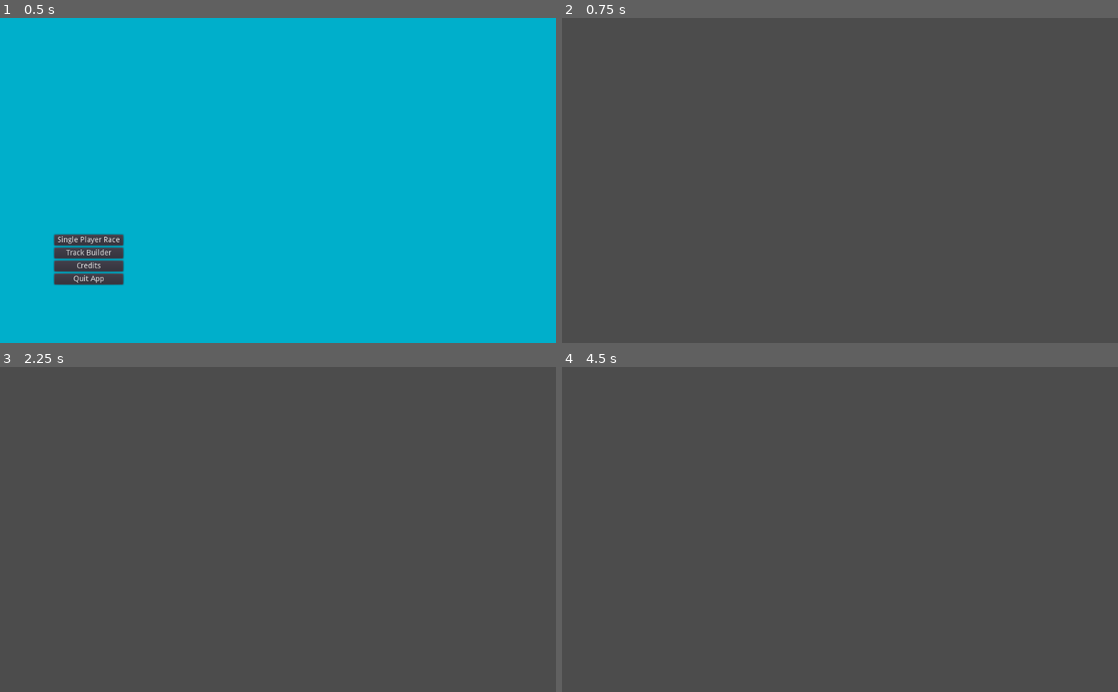
Above: before the commit, frames 1-4 (two rows, left to right).
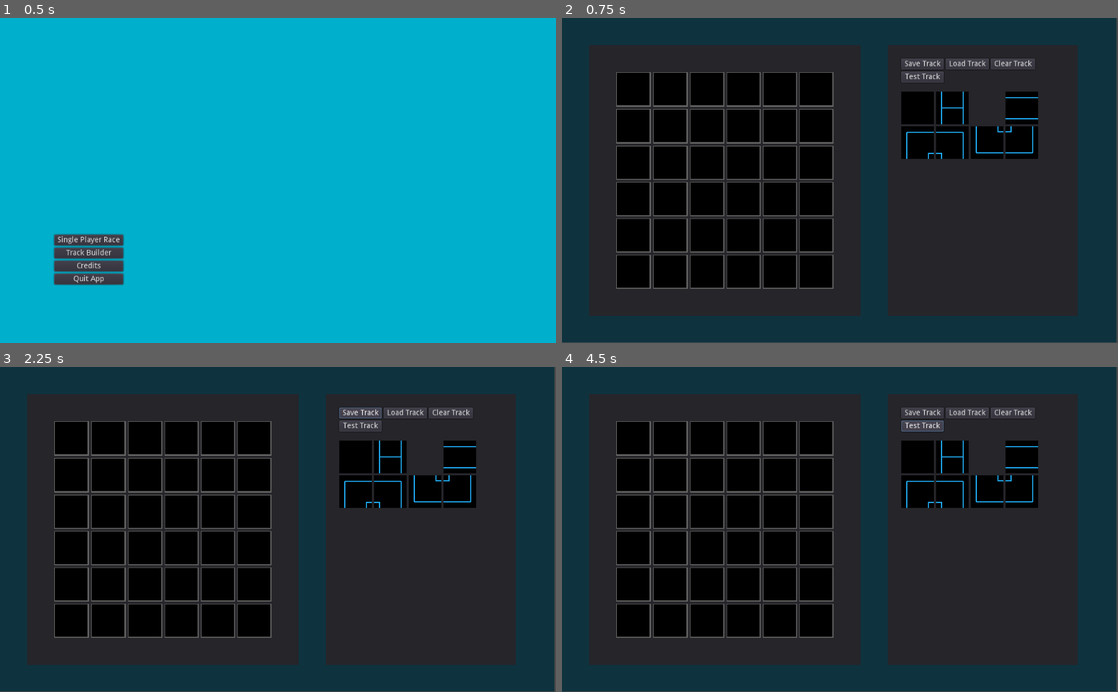
Above: after the commit, the same moments.

Repository: Mac-Barrett/G-Infinite
Game: Godot game, scene res://Scenes/Menus/MainMenu.tscn
Same seed, same stepped clock (60 frames per second), same inputs: the game is played once before the commit and once after it.
Inputs (mouse positions are in pixels of both pictures, inside the frame that each line leads up to):
- Up to frame 1 (0.5 s): no input
- Up to frame 2 (0.75 s): click "Track Builder" at 0.5 s
- Up to frame 3 (2.25 s): click (5, 373) at 1.27 s; click (361, 412) at 2 s, where only the run after the commit has a clickable "Save Track"
- Up to frame 4 (4.5 s): click (967, 412) at 2.75 s, where only the run after the commit has a clickable "Load Track"; click (1012, 412) at 3.5 s, where only the run after the commit has a clickable "Clear Track"; click (923, 425) at 4.25 s, where only the run after the commit has a clickable "Test Track"

Frame 1 is identical in both runs. In frame 2, 96% of the frame differs, in the area x 0-100%, y 0-100%; in frame 3, 96%; in frame 4, 96%.
Error before the commit: Invalid set index '0' (on base: 'Array') with value of type 'int' (res://Scripts/TrackBuilder.gd:14)

Commit message:
added drag-n-drop to trackbuilder

Diff:
--- /dev/null
+++ b/Scenes/Menus/TrackBuilderTrackSlot.tscn
@@ -0,0 +1,22 @@
+[gd_scene load_steps=3 format=2]
+
+[ext_resource path="res://Scripts/UI/Droppable.gd" type="Script" id=1]
+[ext_resource path="res://Textures/Icons/-1.jpg" type="Texture" id=2]
+
+[node name="bg" type="ColorRect"]
+anchor_right = 0.059
+anchor_bottom = 0.1
+margin_right = 1.584
+margin_bottom = 2.0
+rect_min_size = Vector2( 62, 62 )
+size_flags_horizontal = 3
+size_flags_vertical = 3
+color = Color( 0.392157, 0.392157, 0.392157, 1 )
+
+[node name="TextureRect" type="TextureRect" parent="."]
+margin_left = 1.0
+margin_top = 1.0
+margin_right = 61.0
+margin_bottom = 61.0
+texture = ExtResource( 2 )
+script = ExtResource( 1 )
--- a/Scenes/TrackBuilder.tscn
+++ b/Scenes/TrackBuilder.tscn
@@ -1,19 +1,137 @@
-[gd_scene load_steps=2 format=2]
+[gd_scene load_steps=8 format=2]
 
 [ext_resource path="res://Scripts/TrackBuilder.gd" type="Script" id=1]
+[ext_resource path="res://Textures/Icons/10.jpg" type="Texture" id=2]
+[ext_resource path="res://Textures/Icons/1.jpg" type="Texture" id=3]
+[ext_resource path="res://Textures/Icons/2.jpg" type="Texture" id=4]
+[ext_resource path="res://Textures/Icons/0.jpg" type="Texture" id=5]
+[ext_resource path="res://Scripts/UI/Draggable.gd" type="Script" id=6]
+[ext_resource path="res://Textures/Icons/-1.jpg" type="Texture" id=8]
 
-[node name="Control" type="Control"]
-anchor_right = 1.0
-anchor_bottom = 1.0
+[node name="Background" type="ColorRect"]
+margin_right = 1021.0
+margin_bottom = 599.0
+color = Color( 0.0561905, 0.201585, 0.246094, 1 )
 script = ExtResource( 1 )
 
-[node name="track" type="GridContainer" parent="."]
-margin_left = 200.0
+[node name="OptionsPanel" type="Panel" parent="."]
+margin_left = 600.0
 margin_top = 50.0
-margin_right = 700.0
+margin_right = 950.0
 margin_bottom = 550.0
+
+[node name="VSplit" type="VSplitContainer" parent="OptionsPanel"]
+margin_left = 25.0
+margin_top = 25.0
+margin_right = 325.0
+margin_bottom = 475.0
+split_offset = 5
+
+[node name="OptionButtons" type="GridContainer" parent="OptionsPanel/VSplit"]
+margin_right = 300.0
+margin_bottom = 49.0
+columns = 3
+
+[node name="SaveTrack" type="Button" parent="OptionsPanel/VSplit/OptionButtons"]
+margin_right = 78.0
+margin_bottom = 20.0
+text = "Save Track"
+
+[node name="LoadTrack" type="Button" parent="OptionsPanel/VSplit/OptionButtons"]
+margin_left = 82.0
+margin_right = 161.0
+margin_bottom = 20.0
+text = "Load Track"
+
+[node name="ClearTrack" type="Button" parent="OptionsPanel/VSplit/OptionButtons"]
+margin_left = 165.0
+margin_right = 246.0
+margin_bottom = 20.0
+text = "Clear Track"
+
+[node name="TestTrack" type="Button" parent="OptionsPanel/VSplit/OptionButtons"]
+margin_top = 24.0
+margin_right = 78.0
+margin_bottom = 44.0
+text = "Test Track"
+
+[node name="TrackPieces" type="GridContainer" parent="OptionsPanel/VSplit"]
+margin_top = 61.0
+margin_right = 300.0
+margin_bottom = 450.0
+columns = 4
+
+[node name="-1" type="TextureRect" parent="OptionsPanel/VSplit/TrackPieces"]
+margin_right = 60.0
+margin_bottom = 60.0
+texture = ExtResource( 8 )
+script = ExtResource( 6 )
+
+[node name="0" type="TextureRect" parent="OptionsPanel/VSplit/TrackPieces"]
+margin_left = 64.0
+margin_right = 124.0
+margin_bottom = 60.0
+texture = ExtResource( 5 )
+script = ExtResource( 6 )
+
+[node name="1" type="TextureRect" parent="OptionsPanel/VSplit/TrackPieces"]
+margin_left = 128.0
+margin_right = 188.0
+margin_bottom = 60.0
+texture = ExtResource( 3 )
+script = ExtResource( 6 )
+
+[node name="2" type="TextureRect" parent="OptionsPanel/VSplit/TrackPieces"]
+margin_left = 192.0
+margin_right = 252.0
+margin_bottom = 60.0
+texture = ExtResource( 4 )
+script = ExtResource( 6 )
+
+[node name="10" type="TextureRect" parent="OptionsPanel/VSplit/TrackPieces"]
+margin_top = 64.0
+margin_right = 60.0
+margin_bottom = 124.0
+texture = ExtResource( 2 )
+script = ExtResource( 6 )
+
+[node name="13" type="TextureRect" parent="OptionsPanel/VSplit/TrackPieces"]
+margin_left = 64.0
+margin_top = 64.0
+margin_right = 124.0
+margin_bottom = 124.0
+texture = ExtResource( 2 )
+flip_h = true
+script = ExtResource( 6 )
+
+[node name="11" type="TextureRect" parent="OptionsPanel/VSplit/TrackPieces"]
+margin_left = 128.0
+margin_top = 64.0
+margin_right = 188.0
+margin_bottom = 124.0
+texture = ExtResource( 2 )
+flip_v = true
+script = ExtResource( 6 )
+
+[node name="12" type="TextureRect" parent="OptionsPanel/VSplit/TrackPieces"]
+margin_left = 192.0
+margin_top = 64.0
+margin_right = 252.0
+margin_bottom = 124.0
+texture = ExtResource( 2 )
+flip_h = true
+flip_v = true
+script = ExtResource( 6 )
+
+[node name="TrackPanel" type="Panel" parent="."]
+margin_left = 50.0
+margin_top = 50.0
+margin_right = 550.0
+margin_bottom = 550.0
+
+[node name="track" type="GridContainer" parent="TrackPanel"]
+margin_left = 50.0
+margin_top = 50.0
+margin_right = 450.0
+margin_bottom = 450.0
 columns = 6
-
-[node name="Button" type="TextureButton" parent="."]
-margin_right = 12.0
-margin_bottom = 20.0
--- a/Scripts/TrackBuilder.gd
+++ b/Scripts/TrackBuilder.gd
@@ -1,36 +1,36 @@
 extends Control
 
-onready var tp0 : Image = load("res://Textures/Icons/0.jpg")
-onready var tp1 : Image = load("res://Textures/Icons/1.jpg")
-onready var tp10 : Image= load("res://Textures/Icons/10.jpg")
+var trackData = []
+var trackSize = 6
 
-var imgCycle = [-1, 0, 1, 2, 10, 11, 12, 13]
+onready var track = get_node("TrackPanel/track")
+onready var trackPieceSlot = load("res://Scenes/Menus/TrackBuilderTrackSlot.tscn")
 
-var trackData = [[]]
 
 func _ready():
-    for x in range(0, 6):
-        for y in range(0, 6):
-            trackData[x][y] = -1
-            var btn = TextureButton.new()
-
-            var img = Image.new()
-            var imgText = ImageTexture.new()
-
-            img = load("res://Textures/Icons/0.jpg")
-            imgText.create_from_image(img)
-
-            btn.texture_normal = imgText
-            btn.connect("pressed", self, "_button_pressed", [btn])
-            $track.add_child(btn)
+    for x in range(0, trackSize):
+        trackData.append([])
+        for y in range(0, trackSize):
+            trackData[x].append(-1)
+            var tpSlot = trackPieceSlot.instance()
+            track.add_child(tpSlot)
+    #print(trackData)
     pass
 
-func _button_pressed(btn):
-    var img = Image.new()
-    var imgText = ImageTexture.new()
 
-    img = tp10
-    imgText.create_from_image(img)
+# ----------------------------
+# Button GUI
+func _on_SaveTrack_pressed():
+    pass
 
-    btn.texture_normal = imgText
+
+func _on_LoadTrack_pressed():
     pass
+
+
+func _on_ClearTrack_pressed():
+    pass
+
+
+func _on_TestTrack_pressed():
+    pass
--- /dev/null
+++ b/Scripts/UI/Draggable.gd
@@ -0,0 +1,25 @@
+extends TextureRect
+
+func get_drag_data(position):
+    var data = {
+        "texture": texture,
+        "flip_h" : flip_h,
+        "flip_v" : flip_v
+        }
+
+    var dragTexture = TextureRect.new()
+    dragTexture.expand = true
+    dragTexture.texture = texture
+    dragTexture.flip_h = flip_h
+    dragTexture.flip_v = flip_v
+    dragTexture.rect_size = Vector2(60, 60)
+
+    var dragControl = Control.new()
+    dragControl.add_child(dragTexture)
+    dragTexture.rect_position = -0.5 * dragTexture.rect_size
+    set_drag_preview(dragControl)
+
+    return data
+
+func can_drop_data(position, data):
+    return false
--- /dev/null
+++ b/Scripts/UI/Droppable.gd
@@ -0,0 +1,10 @@
+extends TextureRect
+
+func drop_data(position, data):
+    texture = data["texture"]
+    flip_h = data["flip_h"]
+    flip_v = data["flip_v"]
+    pass
+
+func can_drop_data(position, data):
+    return true
Not shown, added: .mono/metadata/ide_messaging_meta.txt
Binary file added: Textures/Icons/-1.jpg
Not shown, added: Textures/Icons/-1.jpg.import
Not shown, changed: Textures/Icons/0.jpg.import
Not shown, changed: Textures/Icons/10.jpg.import
Not shown, changed: Textures/Icons/2.jpg.import
